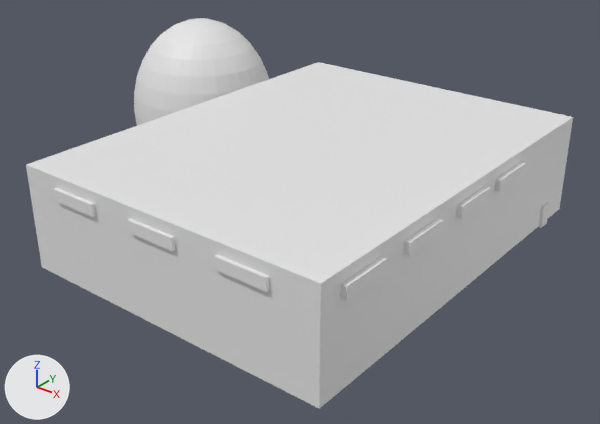
One commit to the Blender file data/levels/cages/cages.blend: the scene before it, then after it.
Camera for both pictures: a 50 mm lens placed at (308.0, -379.0, 261.0), pointed at (-23.0, 34.0, 4.0). Every picture has the same lights, and +X, +Y and +Z are marked at lower left.

Script lines for the objects in view, before the commit:
```python
me_cube_002 = bpy.data.meshes.new('Cube.002')
me_cube_002.from_pydata(...)  # a box spanning x -4.3..4.3, y -9.9..9.9, z -31.1..-3.6
me_cube_003 = bpy.data.meshes.new('Cube.003')
me_cube_003.from_pydata(...)  # a box spanning x -21.3..21.3, y -3.8..3.8, z 46.2..53.8
me_meshground = bpy.data.meshes.new('MeshGround')
me_meshground.from_pydata(...)  # 152 vertices, 150 faces; spans x -55.2..55.2, y -53.8..88.9, z 0.0..70.0
me_sphere_001 = bpy.data.meshes.new('Sphere.001')
me_sphere_001.from_pydata(...)  # a UV sphere (32 segments, 16 rings, poles along z) spanning x -125.0..25.0, y -85.0..65.0, z -75.0..75.0
ob_cube_009 = bpy.data.objects.new('Cube.009', me_cube_002)
ob_cube_009.location = (114.8, 131.8, 17.9)
ob_cube_009.scale = (0.48, 0.468, 0.6)
ob_cube_010 = bpy.data.objects.new('Cube.010', me_cube_003)
ob_cube_010.location = (-60.5, -122.4, 9.1)
ob_cube_010.scale = (0.8, 0.78, 1.0)
ob_cube_013 = bpy.data.objects.new('Cube.013', me_cube_003)
ob_cube_013.location = (115.5, -91.2, 9.1)
ob_cube_013.rotation_euler = (0.0, 0.0, -1.571)  # degrees (0, 0, -90)
ob_cube_013.scale = (0.78, 0.8, 1.0)
ob_ground = bpy.data.objects.new('Ground', me_meshground)
ob_ground.location = (4.5, -15.4, 0.0)
ob_ground.scale = (2.0, 2.0, 1.0)
ob_sphere_001 = bpy.data.objects.new('Sphere.001', me_sphere_001)
ob_sphere_001.location = (-142.8, 110.4, 30.0)
ob_sphere_001.scale = (0.8, 0.78, 1.0)
# also in view: 'Cube.015' at (116.0, 18.0, 59.0); 'Cube.014' at (116.0, -37.0, 59.0); 'Cube.011' at (4.0, -122.0, 59.0); 'Cube.012' at (68.0, -122.0, 59.0)
```
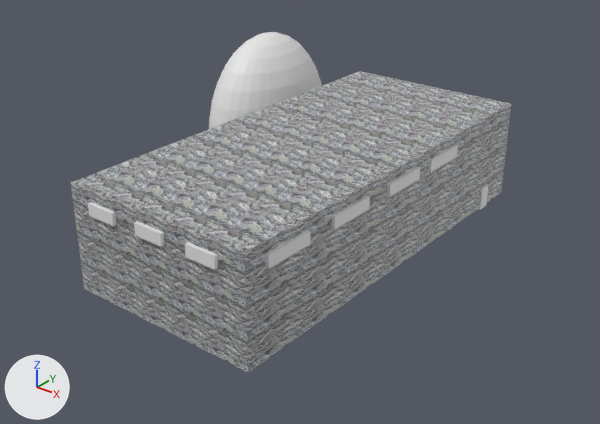
Where the change shows, as pixel boxes [x1, y1, x2, y2] in the pictures (600 x 424 px):
'Ground', reshaped, moved, rescaled (20% narrower, 13% shorter)
    before: [26, 62, 573, 409]
    after: [71, 71, 511, 372]
'Sphere.001', moved, rescaled
    before: [134, 18, 269, 125]
    after: [209, 32, 322, 129]
'Cube.010', moved, rescaled (33% narrower, 17% shorter)
    before: [54, 188, 96, 217]
    after: [88, 202, 116, 226]
'Cube.009', moved
    before: [538, 201, 550, 228]
    after: [479, 185, 489, 210]

Patch to the scene script:
```diff
--- a/data/levels/cages/cages.blend.py
+++ b/data/levels/cages/cages.blend.py
@@ img_085pierres_jpg_001 @@
+img_085pierres_jpg_001 = load_image('085pierres.jpg.001', '../../textures/085pierres.jpg', 512, 512, 'Non-Color')
@@ mat_085pierres_jpg_001 @@
+mat_085pierres_jpg_001 = principled_material('085pierres.jpg.001')
+mat_085pierres_jpg_001.texture = img_085pierres_jpg_001
@@ me_meshground @@
 # used by ob_ground; location = (4.5, -15.4, 0.0); scale = (2.0, 2.0, 1.0)
-me_meshground.from_pydata(...)  # 152 vertices, 150 faces; spans x -55.2..55.2, y -53.8..88.9, z 0.0..70.0
+me_meshground.from_pydata(...)  # 136 vertices, 125 faces; spans x -55.2..55.2, y -53.8..88.9, z 0.0..70.0
+# me_meshground part 1: 125 faces spanning x -55.2..55.2, y -53.8..88.9, z 0.0..70.0 switch from no material to mat_085pierres_jpg_001 (picture img_085pierres_jpg_001)
@@ ob_cube_010 @@
 ob_cube_010 = bpy.data.objects.new('Cube.010', me_cube_003)
-ob_cube_010.location = (-60.5, -122.4, 9.1)
-ob_cube_010.scale = (0.8, 0.78, 1.0)
+ob_cube_010.location = (-36.3, -122.4, 9.1)
+ob_cube_010.scale = (0.48, 0.78, 1.0)
@@ ob_sphere_001 @@
 ob_sphere_001 = bpy.data.objects.new('Sphere.001', me_sphere_001)
-ob_sphere_001.location = (-142.8, 110.4, 30.0)
-ob_sphere_001.scale = (0.8, 0.78, 1.0)
+ob_sphere_001.location = (-85.7, 110.4, 30.0)
+ob_sphere_001.scale = (0.48, 0.78, 1.0)
@@ ob_cube_009 @@
 ob_cube_009 = bpy.data.objects.new('Cube.009', me_cube_002)
-ob_cube_009.location = (114.8, 131.8, 17.9)
+ob_cube_009.location = (68.9, 131.8, 17.9)
 ob_cube_009.scale = (0.48, 0.468, 0.6)
@@ ob_ground @@
 ob_ground = bpy.data.objects.new('Ground', me_meshground)
-ob_ground.location = (4.5, -15.4, 0.0)
-ob_ground.scale = (2.0, 2.0, 1.0)
+ob_ground.location = (2.7, -15.4, 0.0)
+ob_ground.scale = (1.2, 2.0, 1.0)
```
